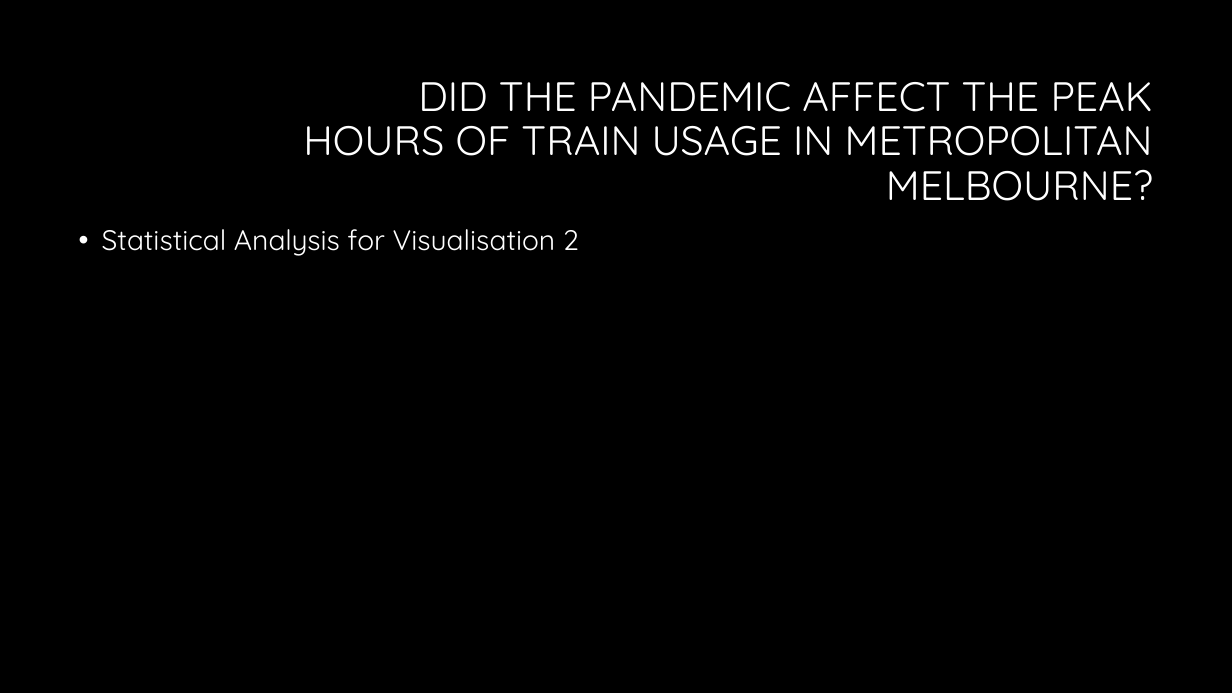
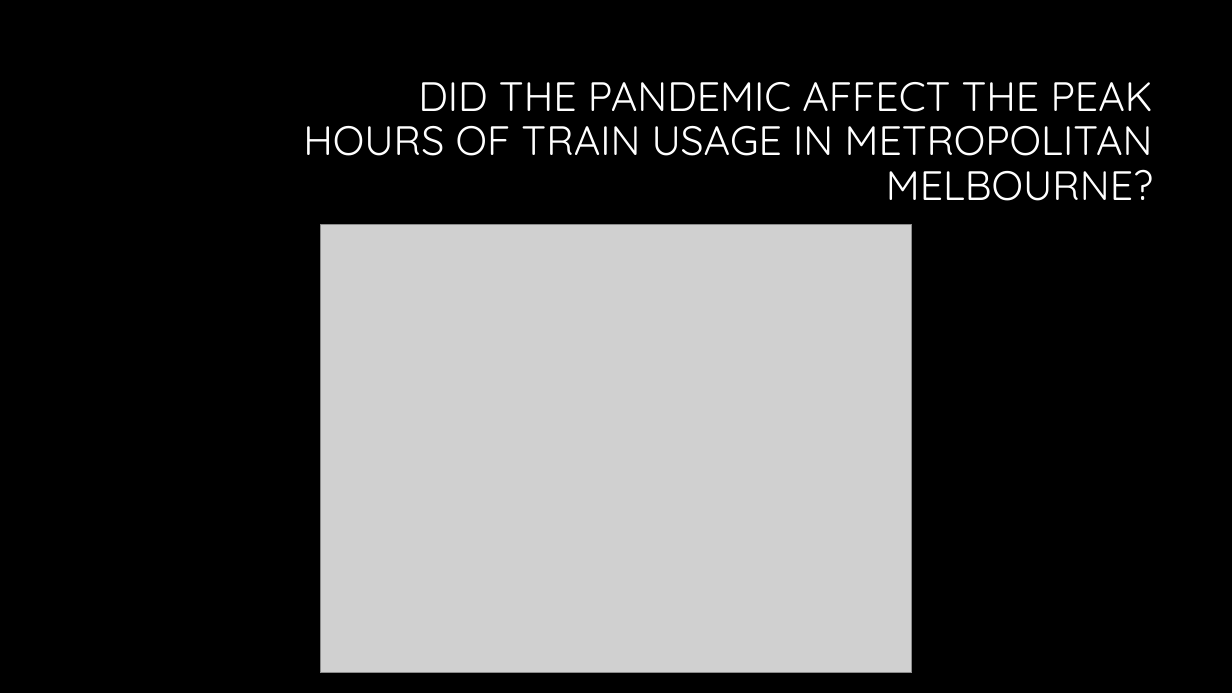
Before and after one commit to hendaman/project-1-challenge, a slide deck: slide 36 of Presentation/Exploring Mobility Patterns in Metropolitan Melbourne Presentation.pptx (slide 33 before the commit). Drawn at 1232x693 pixels with LibreOffice and Linux fonts; fonts in the diff are those of the drawing; grey boxes stand for pictures; background and template pictures are left out. Boxes give left, top, right and bottom in pixels: in the first picture for what was removed or moved away, otherwise in the second. Text is boxed around its words. In the diff, an @@ line names an element or a change of style, - is before the commit and + after.

```diff
--- a/Presentation/Exploring Mobility Patterns in Metropolitan Melbourne Presentation.pptx
+++ b/Presentation/Exploring Mobility Patterns in Metropolitan Melbourne Presentation.pptx
@@ text removed at [102, 229, 579, 256] @@
-• Statistical Analysis for Visualisation 2
@@ picture added at [320, 225, 911, 673] @@
```
Also in this commit, not shown: 7 other slides changed, 5 slides added.
